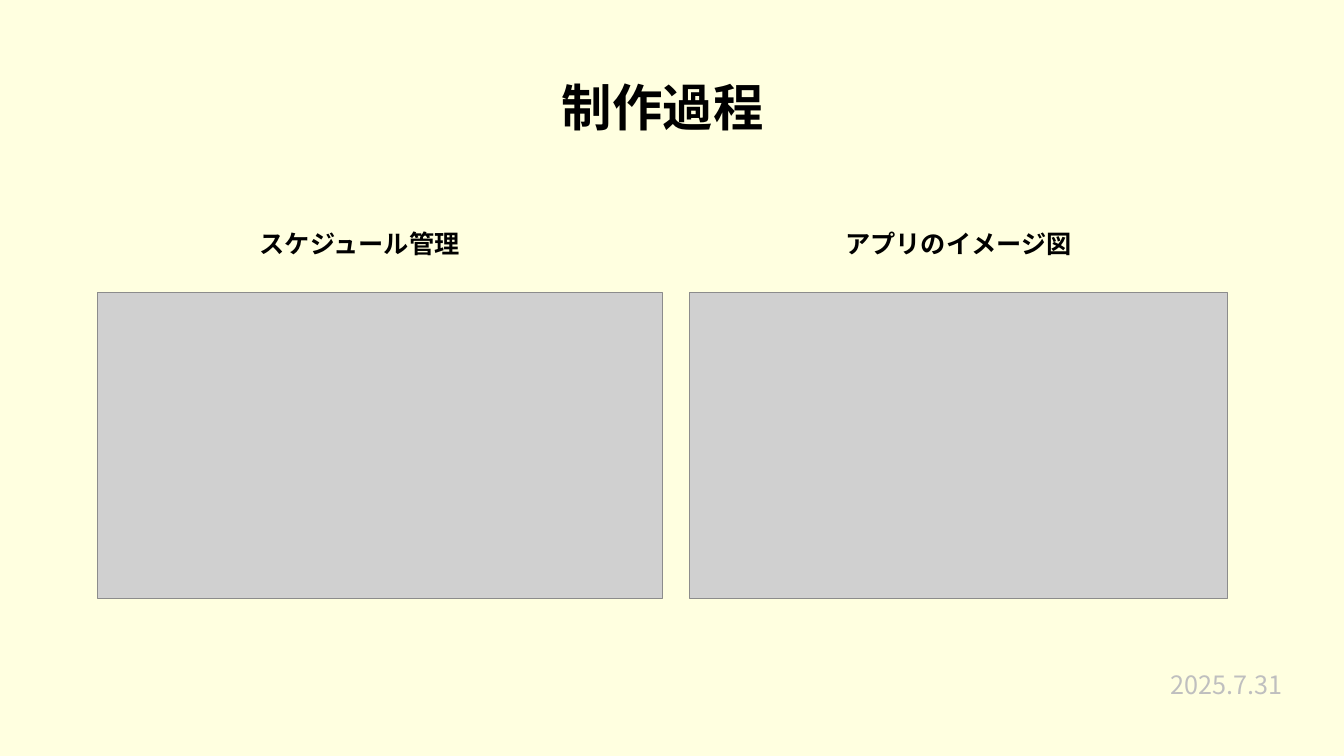
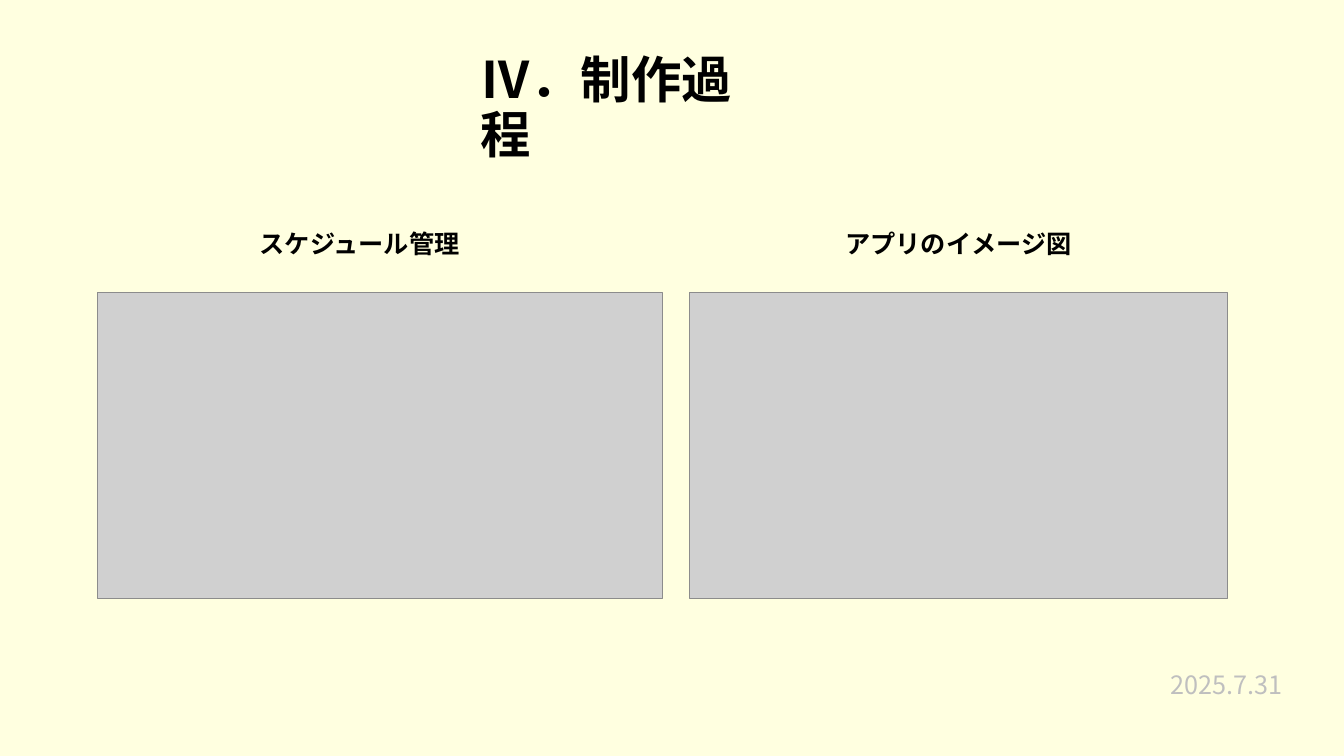
Before and after one commit to plusdojo2025/a2-7, a slide deck: slide 6 of 発表準備/7月成果発表会.pptx. Drawn at 1344x756 pixels with LibreOffice and Linux fonts; fonts in the diff are those of the drawing; grey boxes stand for pictures. Boxes give left, top, right and bottom in pixels: in the first picture for what was removed or moved away, otherwise in the second. Text is boxed around its words. In the diff, an @@ line names an element or a change of style, - is before the commit and + after.

```diff
--- a/発表準備/7月成果発表会.pptx
+++ b/発表準備/7月成果発表会.pptx
@@ title at (480, 55, 732, 158): text changed @@
-制作過程
+Ⅳ．制作過程
```
Also in this commit, not shown: 13 other slides changed, 4 other files.
